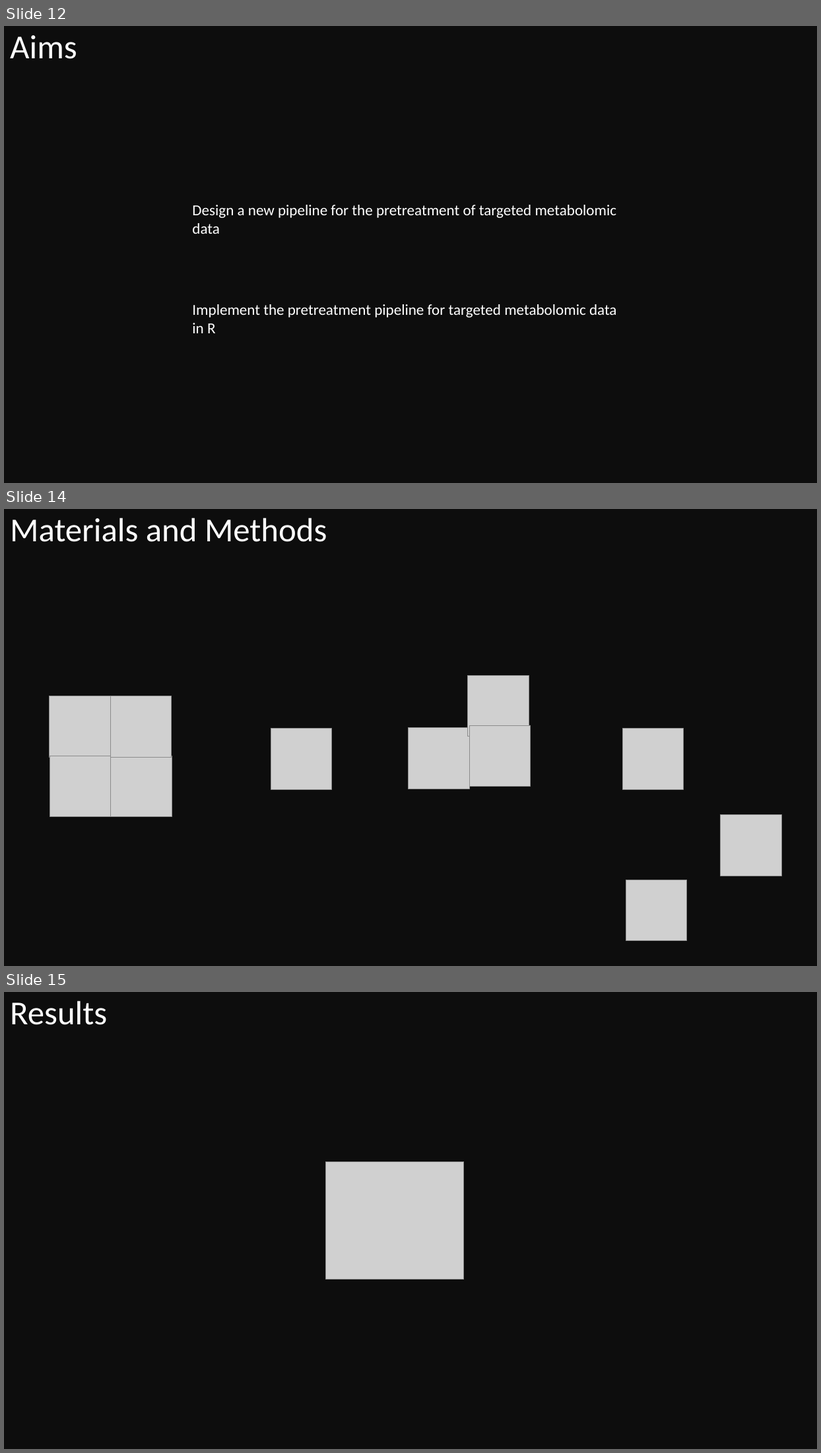
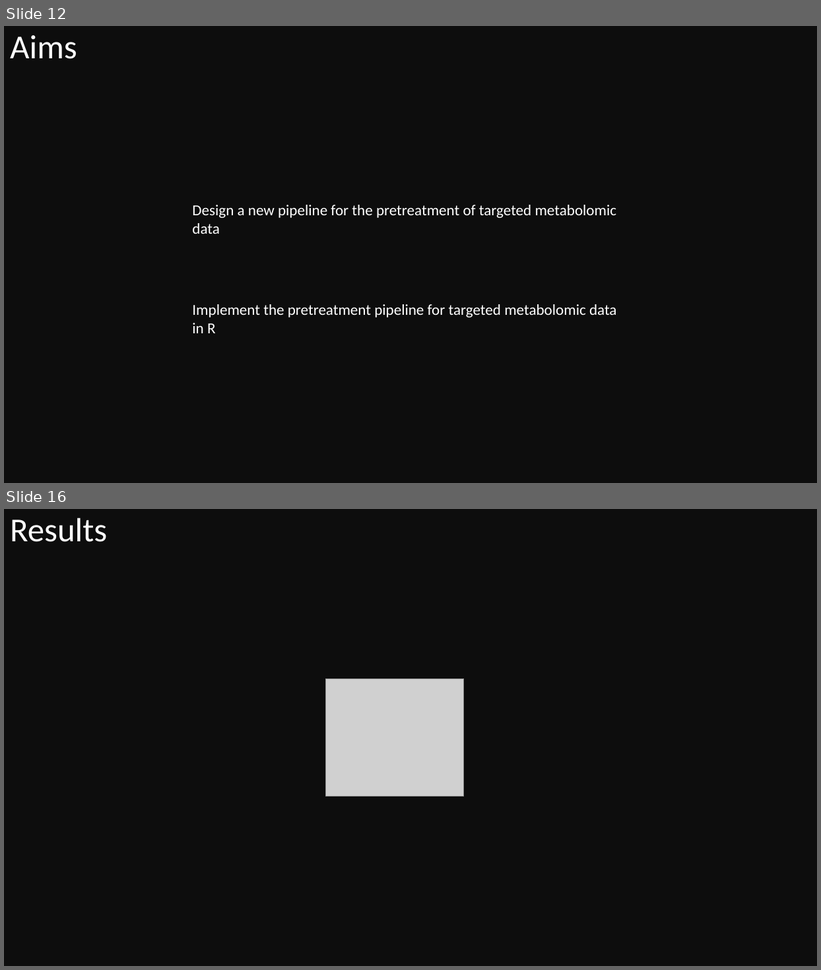
Before and after one commit to eperezme/metaboPipe, a slide deck: Defense/metaboPipe.pptx. Shown one above the other, each under a label of ours: slides 12, 14 and 15 before the commit, slides 12 and 16 after it; the slides between them are not shown. The pictures are 821x1453 and 821x970 pixels, drawn with LibreOffice and Linux fonts; fonts in the diff are those of the drawing; grey boxes stand for pictures. Boxes give left, top, right and bottom in pixels: in the first picture for what was removed or moved away, otherwise in the second. Text is boxed around its words. In the diff, an @@ line names an element or a change of style, - is before the commit and + after.

Commit message:
modified material and methods

```diff
--- a/Defense/metaboPipe.pptx
+++ b/Defense/metaboPipe.pptx
@@ slide 14 removed at (4, 509, 817, 966), background #0D0D0D @@
@@ title removed at (10, 518, 327, 542) @@
-Materials and Methods
@@ picture removed at (468, 675, 529, 737) @@
@@ picture removed at (49, 696, 110, 757) @@
@@ picture removed at (110, 696, 171, 757) @@
@@ picture removed at (469, 725, 531, 787) @@
@@ picture removed at (271, 729, 332, 789) @@
@@ picture removed at (409, 728, 469, 789) @@
@@ picture removed at (623, 729, 684, 789) @@
@@ picture removed at (50, 756, 111, 817) @@
@@ picture removed at (111, 756, 172, 817) @@
@@ picture removed at (721, 815, 781, 876) @@
@@ picture removed at (626, 880, 687, 941) @@
@@ what was slide 15 is now slide 16 @@
```
Also in this commit, not shown: 1 slide changed, 2 slides added.
